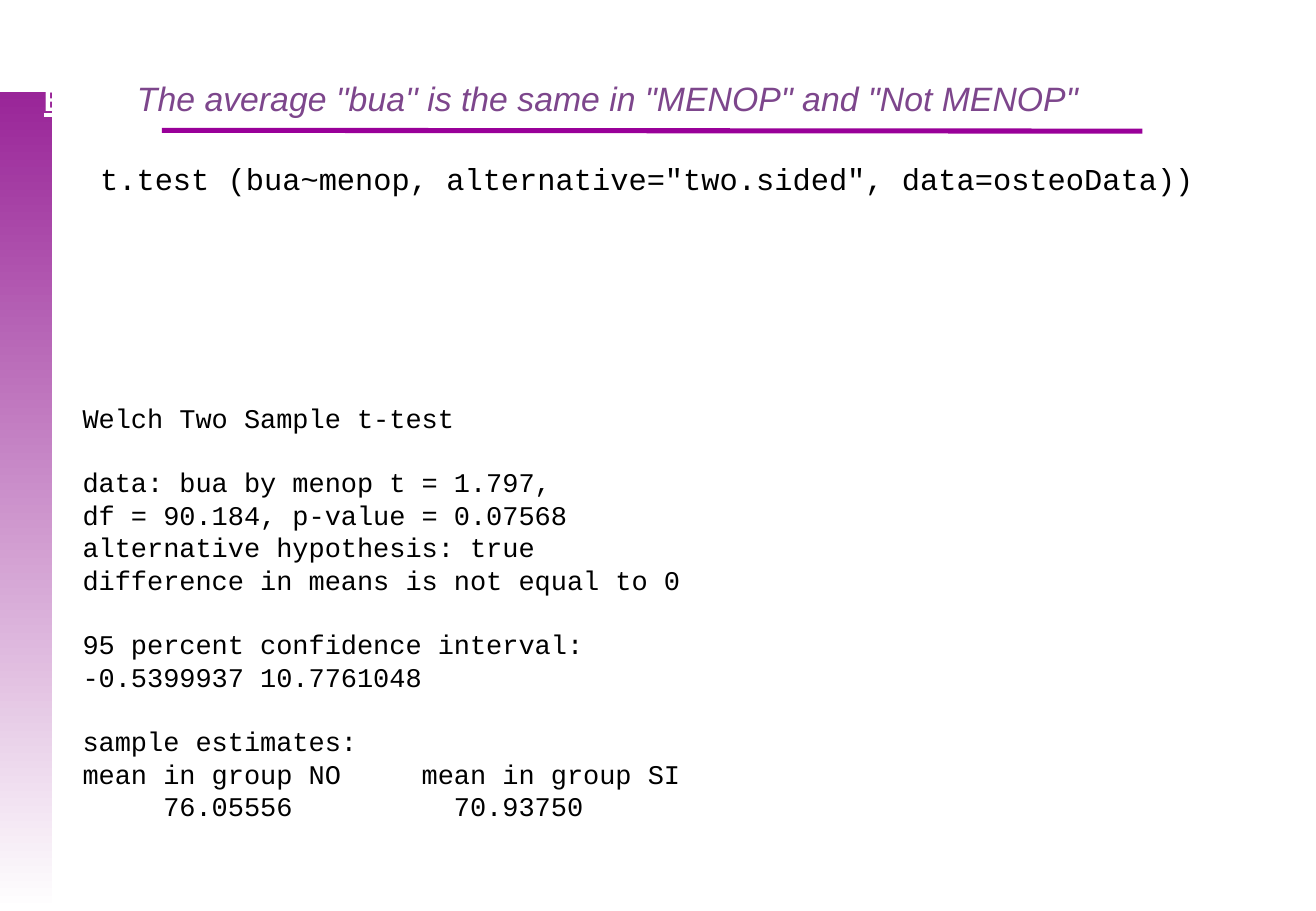
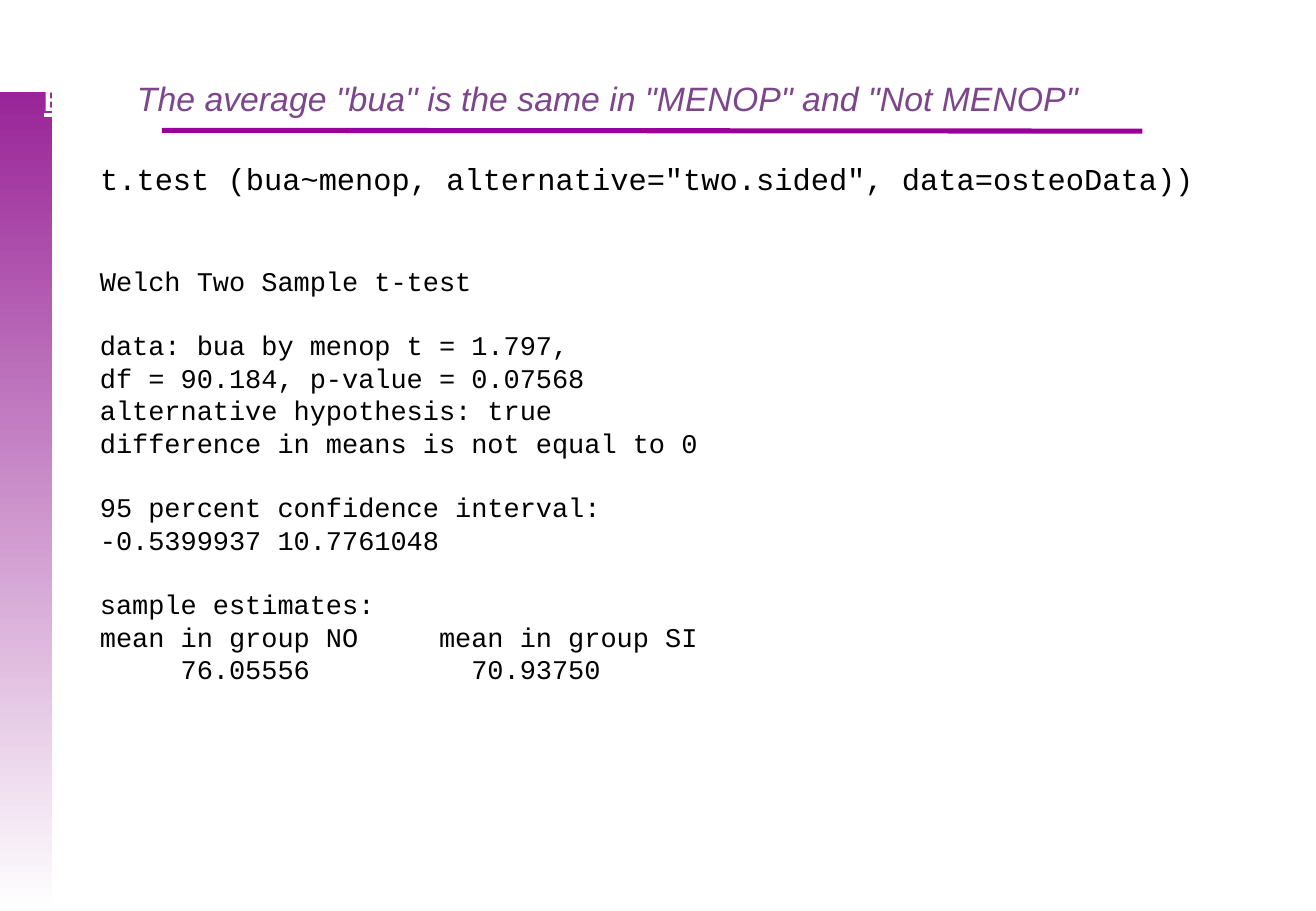
Before and after one commit to uebvhir/Course2020_Statistical-Analysis-with-R, a slide deck: slide 28 of Slides/StatisticsWithR-6-Principles_of_Hypothesis_Testing.pptx. Drawn at 1316x911 pixels with LibreOffice and Linux fonts; fonts in the diff are those of the drawing; background and template pictures are left out. Boxes give left, top, right and bottom in pixels: in the first picture for what was removed or moved away, otherwise in the second. Text is boxed around its words. In the diff, an @@ line names an element or a change of style, - is before the commit and + after.

```diff
--- a/Slides/StatisticsWithR-6-Principles_of_Hypothesis_Testing.pptx
+++ b/Slides/StatisticsWithR-6-Principles_of_Hypothesis_Testing.pptx
@@ text "Welch Two Sample t-test": place and size @@
-text "Welch Two Sample t-test" at <box>83,409,680,817</box>
+text "Welch Two Sample t-test" at <box>100,272,697,680</box>
```
Also in this commit, not shown: 9 other slides changed, 1 other file.
